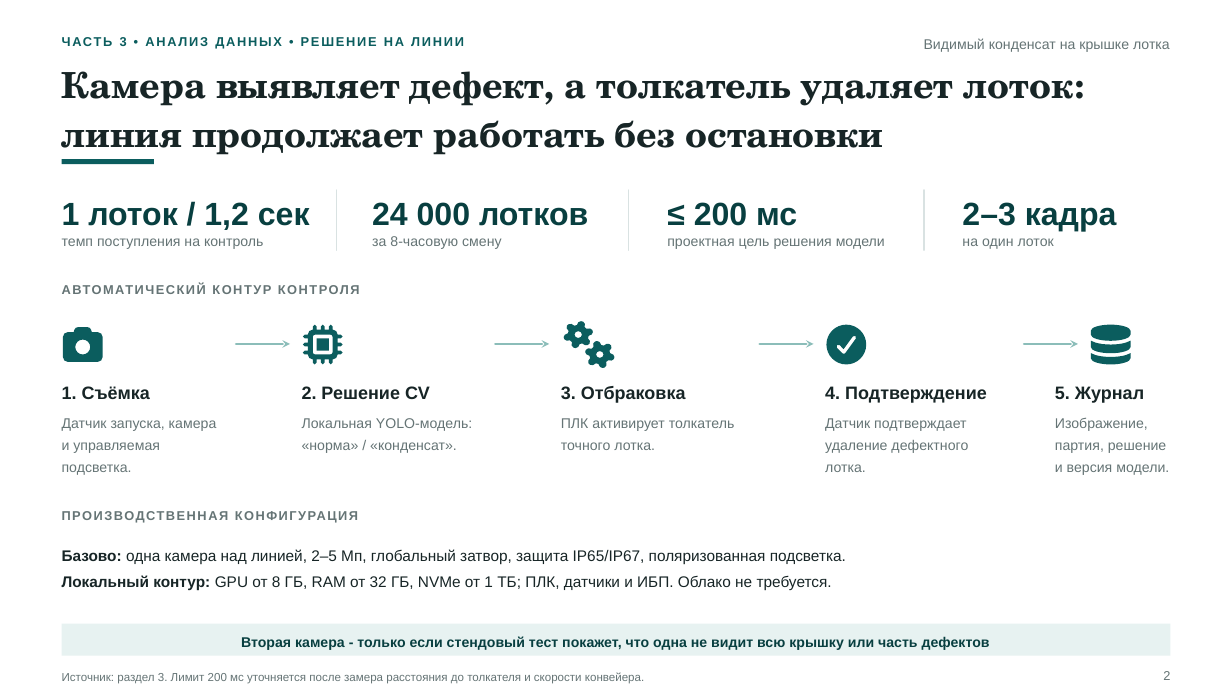
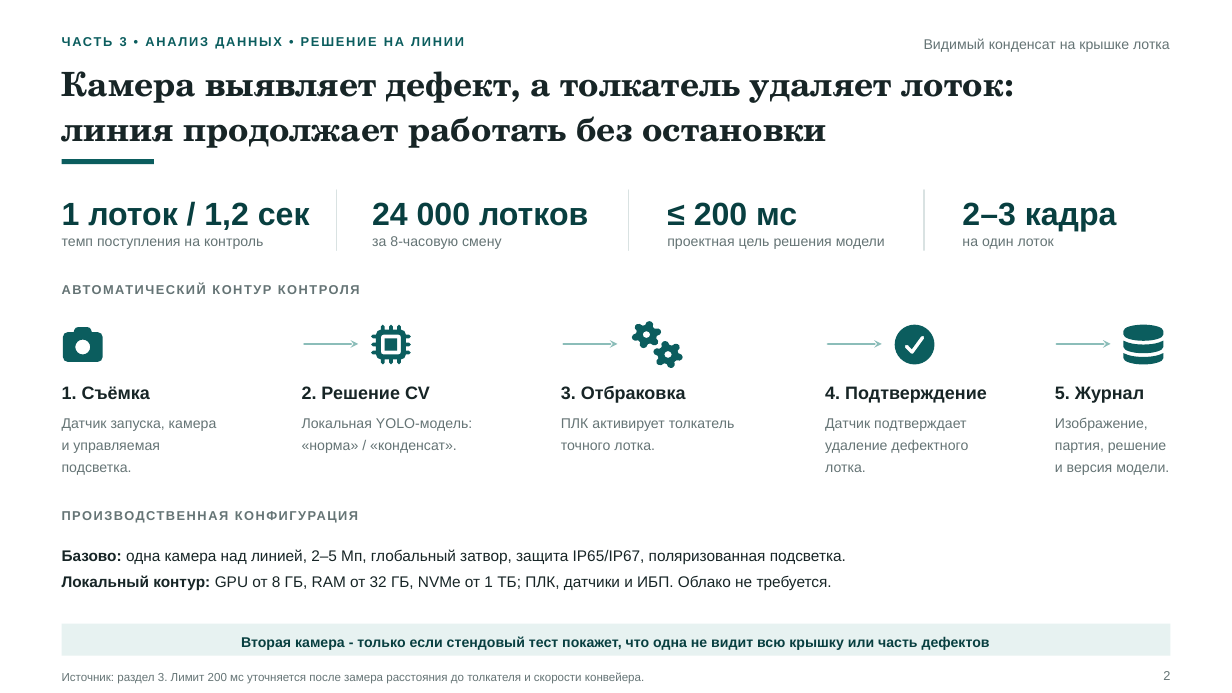
Before and after one commit to TatsianaPoto/head_of_IA, a slide deck: slide 2 of 9_Short_Presentation.pptx. Drawn at 1232x693 pixels with LibreOffice and Linux fonts; fonts in the diff are those of the drawing. Boxes give left, top, right and bottom in pixels: in the first picture for what was removed or moved away, otherwise in the second. Text is boxed around its words. In the diff, an @@ line names an element or a change of style, - is before the commit and + after.

```diff
--- a/9_Short_Presentation.pptx
+++ b/9_Short_Presentation.pptx
@@ text "Камера выявляет дефект, а толкатель ..." at box(62, 71, 1004, 148): size 28 to 26 pt @@
@@ 5 freeform shapes: place and size @@
-5 freeform shapes at box(303, 324, 866, 364)
+5 freeform shapes at box(372, 324, 934, 364)
@@ freeform shape: place and size @@
-freeform shape at box(1092, 324, 1131, 364)
+freeform shape at box(1124, 324, 1164, 364)
@@ freeform shape: place and size @@
-freeform shape at box(237, 344, 290, 345)
+freeform shape at box(304, 344, 358, 345)
@@ freeform shape: place and size @@
-freeform shape at box(1024, 344, 1078, 345)
+freeform shape at box(1057, 344, 1111, 345)
```
Also in this commit, not shown: 4 other slides changed.
